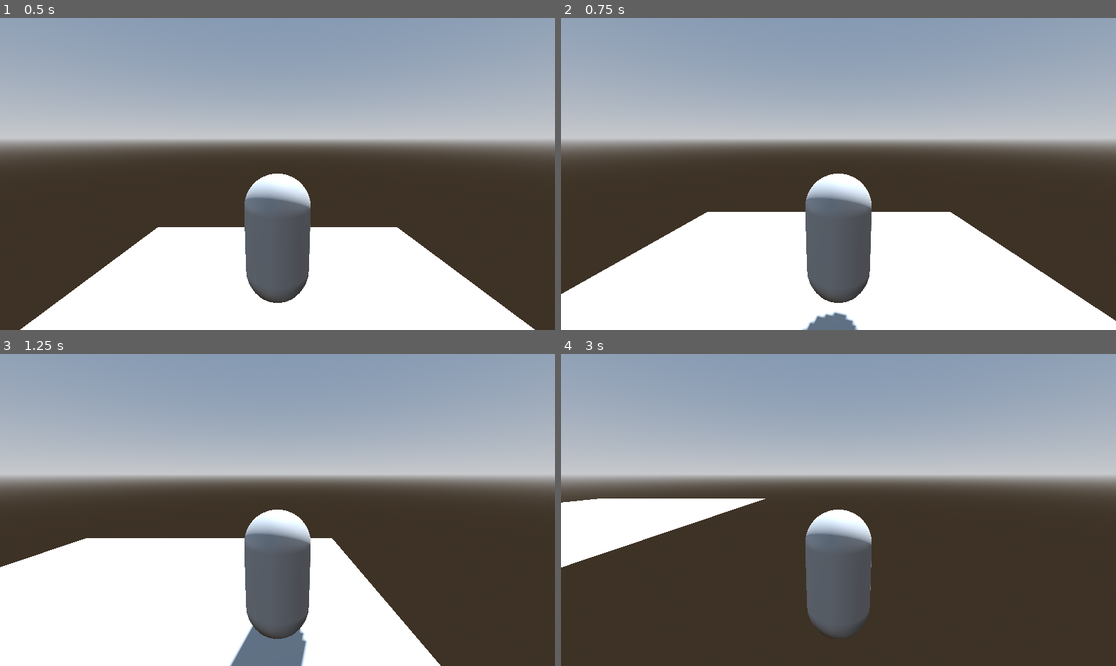
Above: before the commit, frames 1-4 (two rows, left to right).
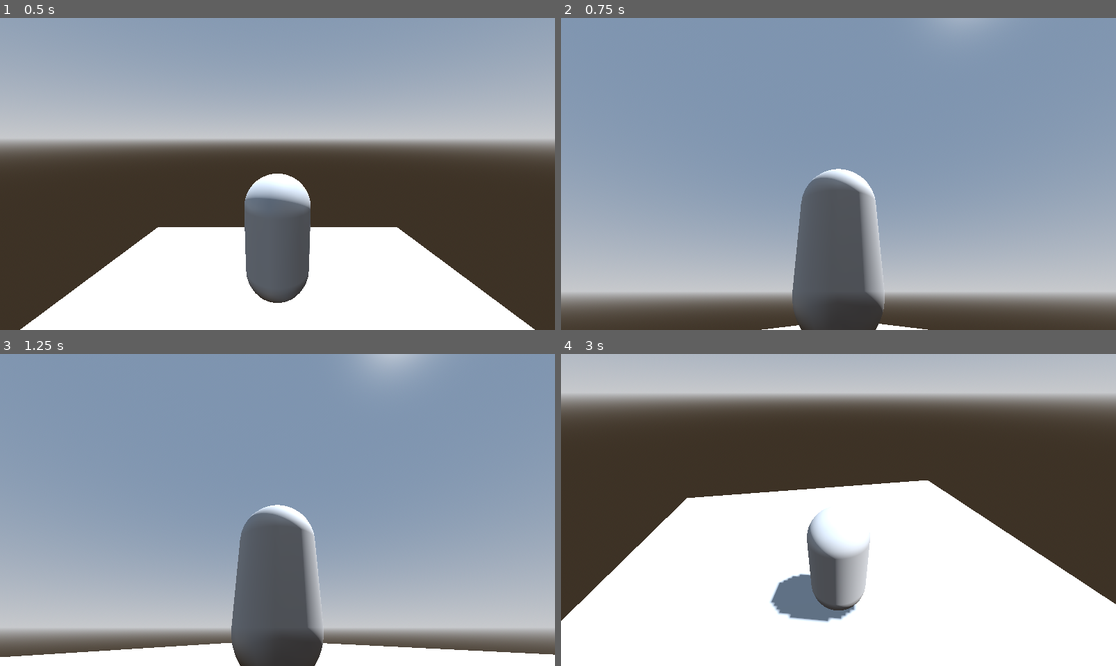
Above: after the commit, the same moments.

Repository: teachingCS/Schuelerakademie_23_24
Game: Godot game, scene res://level.tscn
The game is run twice, just before and just after one commit, with the same random seed, the same clock (stepped at 60 frames per second) and the same inputs.
Inputs (mouse positions are in pixels of both pictures, inside the frame that each line leads up to):
- Up to frame 1 (0.5 s): no input
- Up to frame 2 (0.75 s): move the mouse to (960, 158) at 0.52 s; hold D (move_right) from 0.53 s (still down)
- Up to frame 3 (1.25 s): keep holding D (move_right)
- Up to frame 4 (3 s): move the mouse to (727, 525) at 1.27 s; release D (move_right) at 1.28 s; hold S (move_back) 1.28-2.03 s; move the mouse to (894, 441) at 2.02 s; hold D (move_right) 2.03-2.78 s; move the mouse to (810, 572) at 2.77 s; hold W (move_forward) from 2.78 s (still down)

Frame 1 is identical in both runs. In frame 2, 81% of the frame differs, in the area x 0-100%, y 10-100%; in frame 3, 77%; in frame 4, 90%, in the area x 0-100%, y 0-100%.

Commit message:
Bewegung und Mauseingaben

Diff:
--- a/Platformer3D/level.tscn
+++ b/Platformer3D/level.tscn
@@ -17,8 +17,8 @@
 [sub_resource type="PlaneMesh" id="PlaneMesh_m0ep1"]
 size = Vector2(10, 10)
 
-[sub_resource type="ConvexPolygonShape3D" id="ConvexPolygonShape3D_qhw1u"]
-points = PackedVector3Array(5.07738, 0.079334, 5.07738, -5.07738, -0.079334, -5.07738, -5.07738, 0.079334, -5.07738, 5.07738, -0.079334, -5.07738, -5.07738, -0.079334, 5.07738, -5.07738, 0.079334, 5.07738, 5.07738, 0.079334, -5.07738, 5.07738, -0.079334, 5.07738)
+[sub_resource type="ConcavePolygonShape3D" id="ConcavePolygonShape3D_llyml"]
+data = PackedVector3Array(5, 0, 5, -5, 0, 5, 5, 0, -5, -5, 0, 5, -5, 0, -5, 5, 0, -5)
 
 [node name="Level" type="Node3D"]
 
@@ -36,7 +36,7 @@
 skeleton = NodePath("../..")
 
 [node name="CollisionShape3D" type="CollisionShape3D" parent="Boden"]
-shape = SubResource("ConvexPolygonShape3D_qhw1u")
+shape = SubResource("ConcavePolygonShape3D_llyml")
 
 [node name="Player" parent="." instance=ExtResource("1_l6qxn")]
 transform = Transform3D(1, 0, 0, 0, 1, 0, 0, 0, 1, 0, 2.91042, 0)
--- a/Platformer3D/player.gd
+++ b/Platformer3D/player.gd
@@ -1,14 +1,34 @@
 extends RigidBody3D
 
 
+var mouse_sensitivity := 0.001
+var twist_input := 0.0
+var pitch_input := 0.0
+
+@onready var twist_pivot := $TwistPivot
+@onready var pitch_pivot := $TwistPivot/PitchPivot
+
 # Called when the node enters the scene tree for the first time.
 func _ready():
-	pass # Replace with function body.
-
+	Input.set_mouse_mode(Input.MOUSE_MODE_CAPTURED)
 
 # Called every frame. 'delta' is the elapsed time since the previous frame.
 func _process(delta):
 	var input = Vector3.ZERO
 	input.z = Input.get_axis("move_forward", "move_back")
 	input.x = Input.get_axis("move_left", "move_right")
-	apply_central_force(input * 1800.0 * delta)
+
+	apply_central_force(twist_pivot.basis * input * 1800.0 * delta)
+
+	if Input.is_action_just_pressed("ui_cancel"):
+		Input.set_mouse_mode(Input.MOUSE_MODE_VISIBLE)
+
+	twist_pivot.rotate_y(twist_input)
+	pitch_pivot.rotate_x(pitch_input)
+	pitch_pivot.rotation.x = clamp(pitch_pivot.rotation.x, deg_to_rad(-30), deg_to_rad(30))
+
+func _unhandled_input(event):
+	if event is InputEventMouseMotion:
+		if Input.get_mouse_mode() == Input.MOUSE_MODE_CAPTURED:
+			twist_input = -event.relative.x * mouse_sensitivity
+			pitch_input = -event.relative.y * mouse_sensitivity
